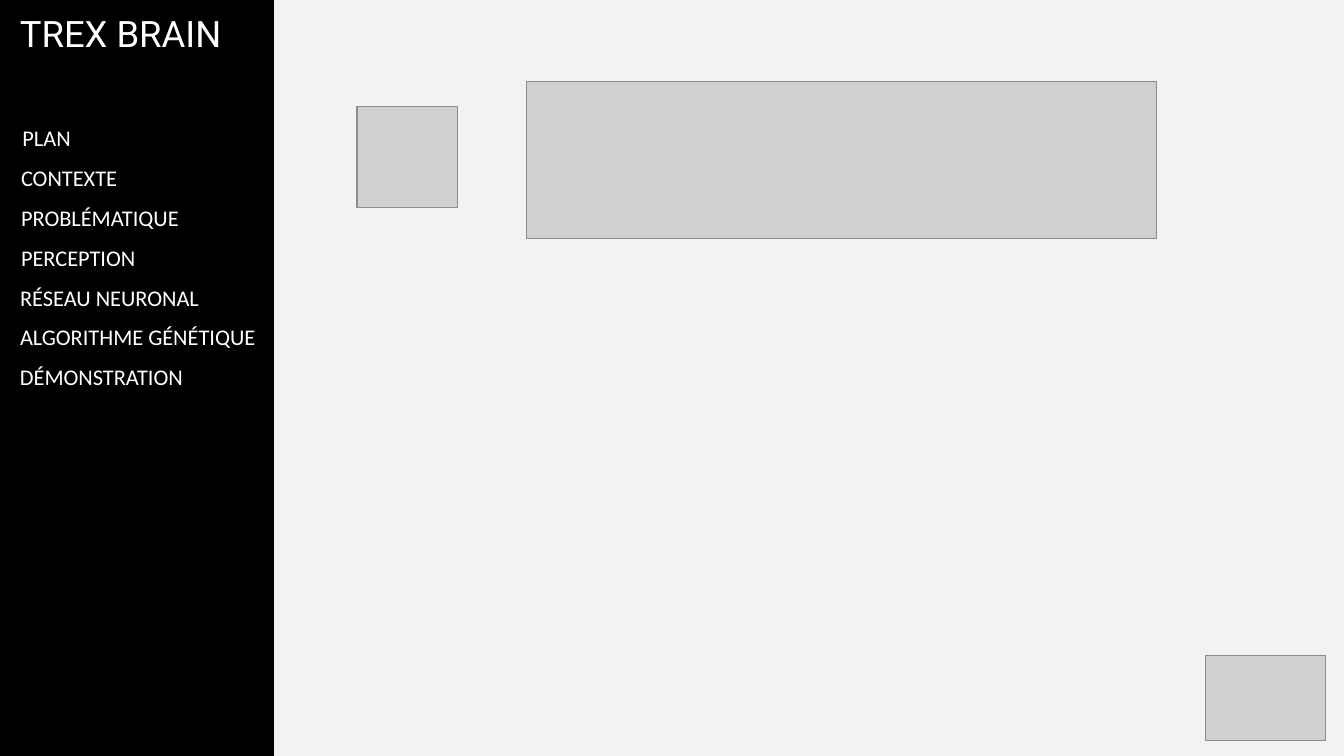
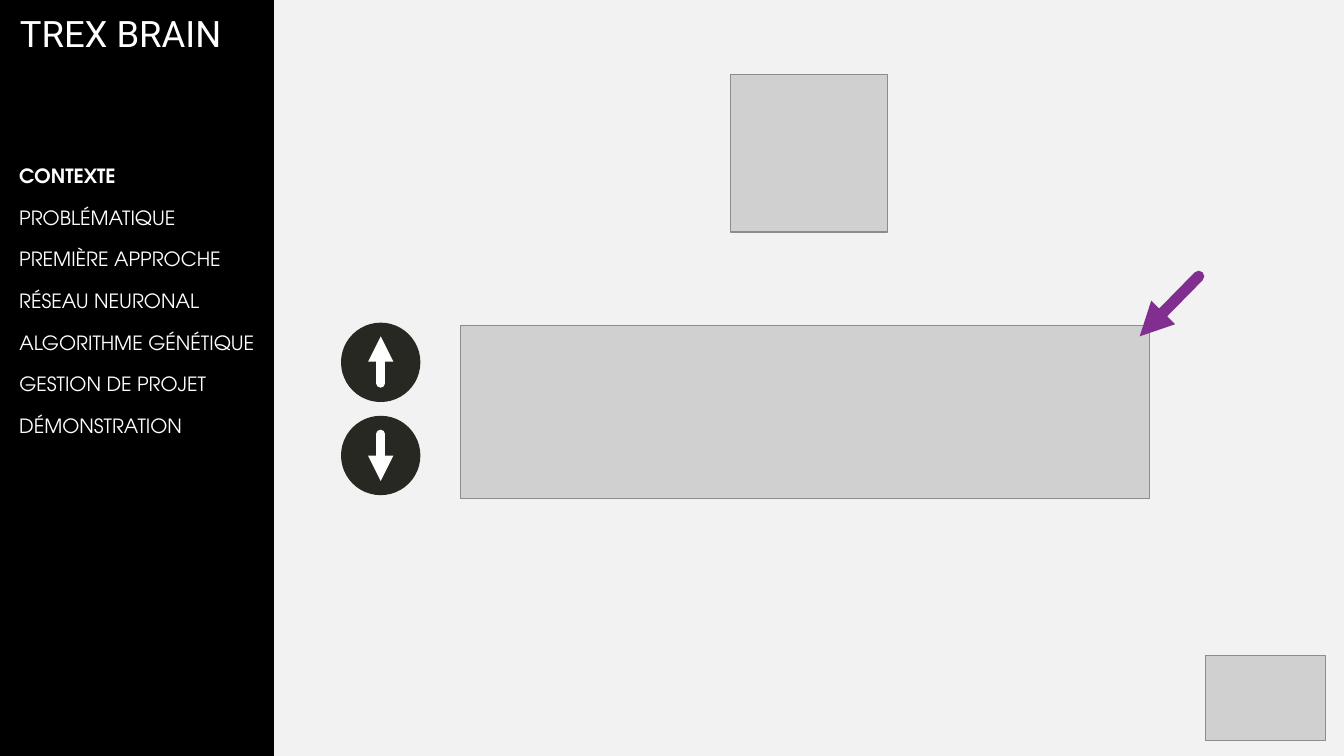
Before and after one commit to corbienassisdev/TRex-Brain, a slide deck: slide 3 of gesp/soutenance/Soutenance_V02.pptx (slide 4 before the commit). Drawn at 1344x756 pixels with LibreOffice and Linux fonts; fonts in the diff are those of the drawing; grey boxes stand for pictures; background and template pictures are left out. Boxes give left, top, right and bottom in pixels: in the first picture for what was removed or moved away, otherwise in the second. Text is boxed around its words. In the diff, an @@ line names an element or a change of style, - is before the commit and + after.

```diff
--- a/gesp/soutenance/Soutenance_V02.pptx
+++ b/gesp/soutenance/Soutenance_V02.pptx
@@ picture added at (730, 75, 887, 232) @@
@@ picture removed at (357, 107, 458, 208) @@
@@ text removed at (22, 131, 70, 146) @@
-PLAN
@@ text "CONTEXTE" at (19, 168, 116, 184): size 16 to 14 pt, font Calibri to TeX Gyre Adventor, bold on @@
@@ text added at (19, 247, 221, 267), 14 pt, text #FFFFFF @@
+PREMIÈRE APPROCHE
@@ text removed at (21, 251, 135, 266) @@
-PERCEPTION
@@ arrow added from (1199, 276) to (1140, 337), #812F91 8 pt @@
@@ picture: place and size @@
-picture at (527, 82, 1157, 239)
+picture at (460, 326, 1149, 498)
@@ text added at (19, 376, 206, 392), 14 pt, text #FFFFFF @@
+GESTION DE PROJET
@@ size 16 to 14 pt, font Calibri to TeX Gyre Adventor in 4 elements at (19, 289, 199, 309), (19, 331, 254, 351), (19, 206, 175, 226), (19, 414, 182, 434) @@
@@ text "DÉMONSTRATION": place and size @@
-text "DÉMONSTRATION" at (20, 366, 183, 385)
+text "DÉMONSTRATION" at (19, 414, 182, 434)
@@ group added at (341, 323, 420, 496): 2 ellipses, 2 arrows @@
```
Also in this commit, not shown: 22 other slides changed, 2 slides added, 1 slide removed, 5 other files.
